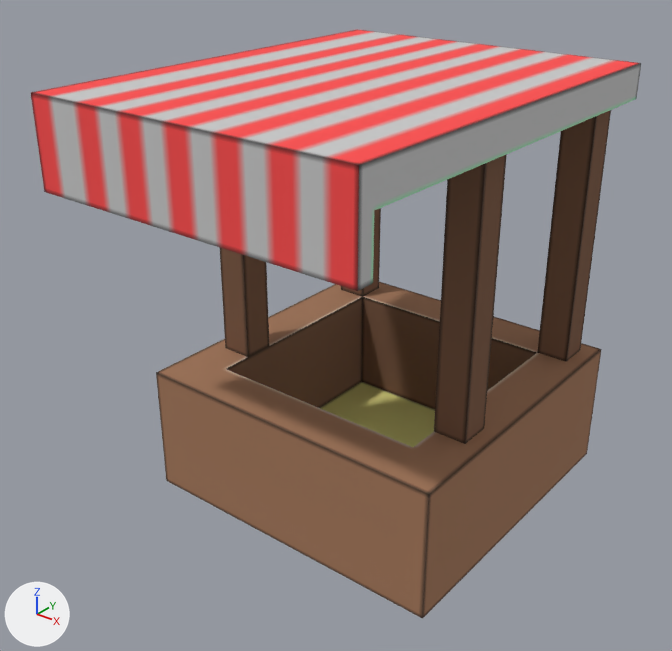
The OBJ model content/assets/vanilla/marketplace.obj: old version first, new version second.
The view is the same before and after, from a 50 mm camera at (0.937, -1.323, 1.235) aimed at (-0.018, -0.129, 0.495). Lighting does not change. The marker at lower left points along +X, +Y and +Z. The older version comes first. Where no turn or scale is listed for an object, it has been applied to the vertices. Vertices at exactly the same position are counted once.
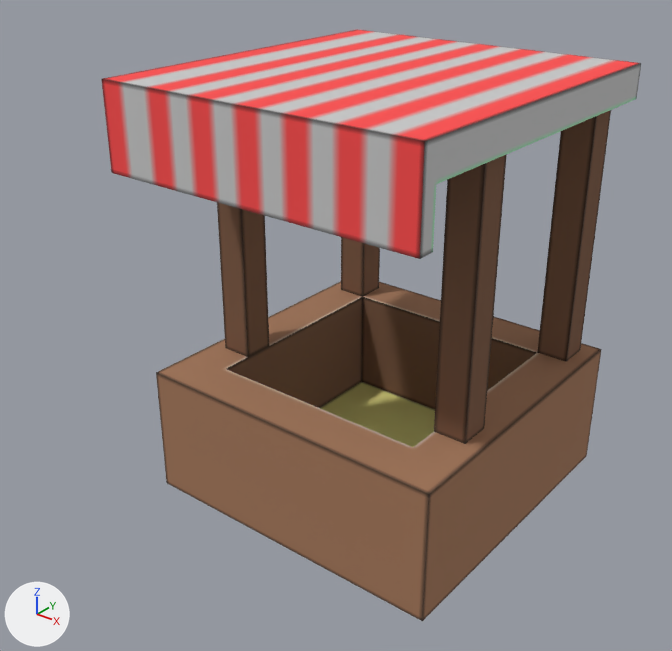
The newer file is also rescaled (x0.698), turned or shifted as a whole; pictures and numbers use the older file's frame.

The change, as a list of edits to the scene's bpy script:
```text
Change me_mesh:
    used by ob_mesh; location = (0.0, 0.0, 0.0)
    before: 2 (0.312, -0.312, 0.125) at pixel (422, 618), 3 (0.312, 0.312, 0.125) at pixel (586, 453), 6 (-0.312, -0.312, 0.125) at pixel (166, 480), 7 (-0.312, 0.312, 0.125)
    remove me_mesh.from_pydata(...)  # 62 vertices, 52 faces; spans x -0.312..0.312, y -0.5..0.313, z 0.125..0.938
    add me_mesh.from_pydata(...)  # 62 vertices, 52 faces; spans x -0.313..0.312, y -0.366..0.313, z 0.119..0.938
    me_mesh part 1: all 12 vertices in x -0.312..0.312, y -0.5..-0.469, z 0.781..0.938 are moved by (0.0, 0.134, 0.0)
    me_mesh part 2
    add for i in [2, 3, 6, 7]: me_mesh.vertices[i].co += Vector((0.0, 0.0, -0.006))
```

Location of each change, (x1, y1, x2, y2) in pixels of the pictures (672 x 651 px; the box of a moved part takes in the faces that stretch with it):
'mesh', reshaped (12% narrower): before (31, 29, 641, 619); after (102, 29, 641, 621)
part 1 of me_mesh, moved or reshaped: before (31, 29, 641, 291); after (102, 29, 641, 259)
part 2 of me_mesh, moved or reshaped: before (156, 349, 602, 619); after (156, 349, 602, 621)
